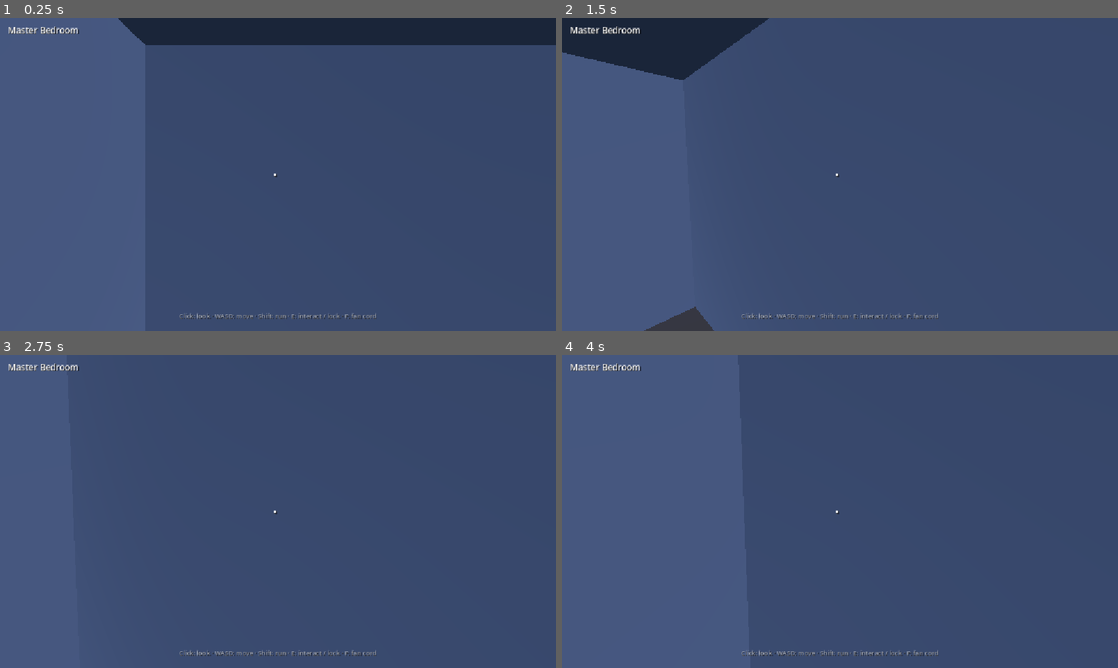
Above: before the commit, frames 1-4 (two rows, left to right).
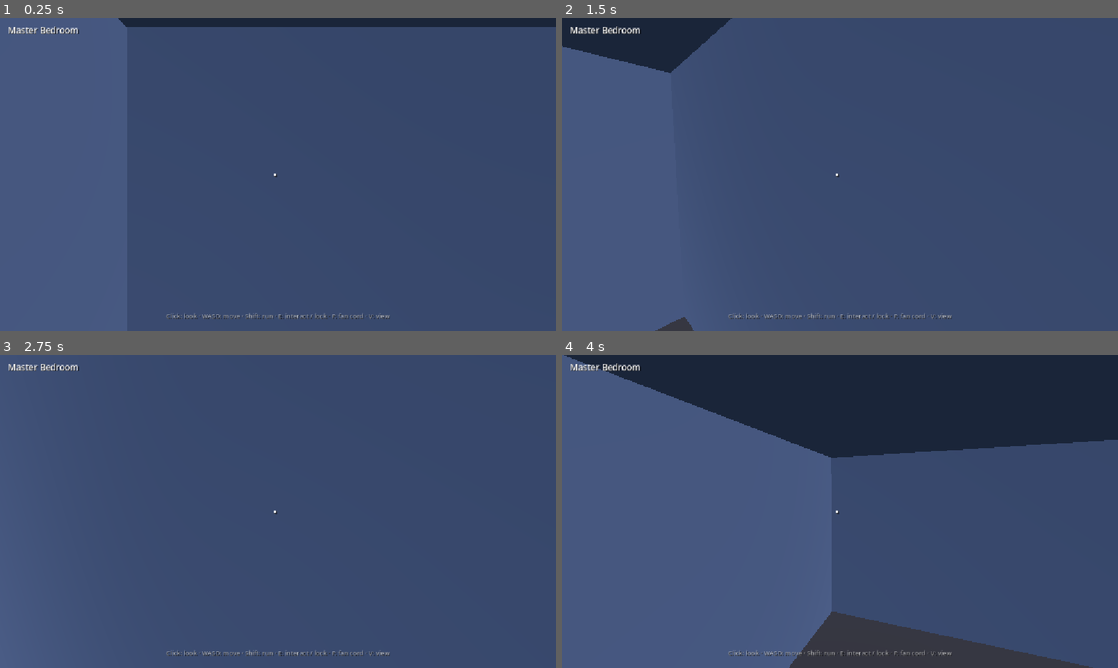
Above: after the commit, the same moments.

Repository: NomadtheGrey/incident-report-godot
Game: Godot game, scene res://main.tscn
Same seed, same stepped clock (60 frames per second), same inputs: the game is played once before the commit and once after it.
Inputs (mouse positions are in pixels of both pictures, inside the frame that each line leads up to):
- Up to frame 1 (0.25 s): no input
- Up to frame 2 (1.5 s): tap Enter at 0.5 s; move the mouse to (962, 158) at 0.52 s; hold D (move_right) 0.53-1.28 s; hold E (interact) 0.53-1.28 s; click (962, 158) at 0.67 s; tap Shift (run) at 0.8, 1.35 s; move the mouse to (812, 174) at 1.27 s; hold W (move_forward) from 1.28 s (still down)
- Up to frame 3 (2.75 s): keep holding W (move_forward); tap V (toggle_view) at 1.55 s; move the mouse to (289, 505) at 2.02 s; hold V (toggle_view) from 2.03 s (still down); tap E (interact) at 2.3 s
- Up to frame 4 (4 s): keep holding W (move_forward); tap Space at 2.75 s; move the mouse to (834, 517) at 2.77 s; release V (toggle_view) at 2.78 s; tap F (fan_cord) at 2.85 s; tap Shift (run) at 3.05 s; tap Enter at 3.5 s; move the mouse to (878, 514) at 3.52 s; hold E (interact) from 3.53 s (still down); tap V (toggle_view) at 3.8 s

The runs differ from the first frame. In frame 1, 4.7% of the frame differs, in the area x 22-100%, y 2-97%; in frame 2, 2.0%; in frame 3, 0.3%; in frame 4, 28%, in the area x 0-100%, y 0-100%.

Commit message:
Slice 3 (code): the homeowner — CharacterRig assembles the Goodguy from base64 parts (or a local GLB), splits every clip into legs/upper layers at load, locomotion + one-shots, WeaponR hand anchor; player gains the FP eye offset, a spring-arm third person on V with wheel zoom, and held items seat on the camera in FP / the hand in TP

Diff:
--- /dev/null
+++ b/scripts/character.gd
@@ -0,0 +1,144 @@
+class_name CharacterRig
+extends Node3D
+
+# The homeowner himself. The model ships as base64 parts
+# (the push route is text-only — the same trick the React
+# build used) and is assembled at load; a local raw GLB is
+# the fallback. He faces +Z in his own file, so the rig
+# turns him PI to face the player's forward.
+#
+# Animation is LAYERED, as in the React build: every clip
+# is split at load into a legs version and an upper-body
+# version, each with its own AnimationPlayer. The legs
+# always play locomotion; the upper body plays locomotion
+# too, except while a one-shot (pick up, use, open door)
+# runs — then only the arms and spine act it out.
+
+const LEG_BONES: Array = [
+	"Hips", "LeftUpLeg", "LeftLeg", "LeftFoot", "LeftToeBase", "LeftToe_End",
+	"RightUpLeg", "RightLeg", "RightFoot", "RightToeBase", "RightToe_End",
+]
+const LOCOMOTION: Array = ["Idle", "Walk", "Run"]
+
+var hand_anchor: BoneAttachment3D = null
+
+var _legs: AnimationPlayer = null
+var _upper: AnimationPlayer = null
+var _oneshot_active: bool = false
+
+func _ready() -> void:
+	rotation.y = PI
+	var scene_root: Node = _assemble()
+	if scene_root == null:
+		push_warning("CharacterRig: the Goodguy model could not be loaded")
+		return
+	add_child(scene_root)
+	_build_layers(scene_root)
+	_build_hand_anchor(scene_root)
+
+func _assemble() -> Node:
+	var dir: String = "res://assets/models/characters/"
+	var parts: Array = []
+	var access: DirAccess = DirAccess.open(dir)
+	if access != null:
+		for f in access.get_files():
+			if f.begins_with("goodguy-part-") and f.ends_with(".b64"):
+				parts.append(f)
+	parts.sort()
+	if not parts.is_empty():
+		# Decode per part, then join the BYTES: the chunk size
+		# is not a multiple of 3, so each part's base64 carries
+		# its own padding and the strings cannot be joined
+		# first (the React build's parts had the same shape).
+		var bytes: PackedByteArray = PackedByteArray()
+		for f in parts:
+			bytes.append_array(Marshalls.base64_to_raw(FileAccess.get_file_as_string(dir + f)))
+		var doc := GLTFDocument.new()
+		var state := GLTFState.new()
+		if doc.append_from_buffer(bytes, dir, state) == OK:
+			return doc.generate_scene(state)
+		push_warning("CharacterRig: GLB assembly from parts failed")
+	var packed: PackedScene = load("res://assets/models/Goodguy.glb")
+	if packed == null:
+		return null
+	return packed.instantiate()
+
+func _build_layers(scene_root: Node) -> void:
+	var imported: AnimationPlayer = null
+	for node in scene_root.find_children("", "AnimationPlayer", true, false):
+		imported = node as AnimationPlayer
+	if imported == null:
+		return
+	var src_lib: AnimationLibrary = imported.get_animation_library("")
+	_legs = AnimationPlayer.new()
+	_legs.name = "LegsPlayer"
+	_upper = AnimationPlayer.new()
+	_upper.name = "UpperPlayer"
+	scene_root.add_child(_legs)
+	scene_root.add_child(_upper)
+	var legs_lib := AnimationLibrary.new()
+	var upper_lib := AnimationLibrary.new()
+	for clip in src_lib.get_animation_list():
+		var src: Animation = src_lib.get_animation(clip)
+		if LOCOMOTION.has(clip):
+			legs_lib.add_animation(clip, _split(src, true))
+		upper_lib.add_animation(clip, _split(src, false))
+	_legs.add_animation_library("", legs_lib)
+	_upper.add_animation_library("", upper_lib)
+	_upper.animation_finished.connect(_on_upper_finished)
+	_legs.play("Idle")
+	_upper.play("Idle")
+
+# One half of a clip: the legs version keeps the leg bones
+# (and any non-skeleton track — root motion belongs to
+# locomotion); the upper version keeps everything else.
+func _split(src: Animation, legs: bool) -> Animation:
+	var out: Animation = src.duplicate() as Animation
+	var i: int = out.get_track_count() - 1
+	while i >= 0:
+		var path: NodePath = out.track_get_path(i)
+		var is_leg_track: bool = true
+		if path.get_subname_count() > 0 and path.get_name(path.get_name_count() - 1) == "Skeleton3D":
+			is_leg_track = LEG_BONES.has(String(path.get_subname(0)))
+		if is_leg_track != legs:
+			out.remove_track(i)
+		i -= 1
+	return out
+
+func _build_hand_anchor(scene_root: Node) -> void:
+	for node in scene_root.find_children("", "Skeleton3D", true, false):
+		var skel: Skeleton3D = node as Skeleton3D
+		hand_anchor = BoneAttachment3D.new()
+		hand_anchor.bone_name = "WeaponR"
+		skel.add_child(hand_anchor)
+		return
+
+func set_locomotion(speed: float) -> void:
+	if _legs == null:
+		return
+	var want: String = "Idle"
+	if speed >= 3.7:
+		want = "Run"
+	if speed >= 0.1 and speed < 3.7:
+		want = "Walk"
+	if _legs.current_animation != want:
+		_legs.play(want, 0.25)
+	if _oneshot_active:
+		return
+	if _upper.current_animation != want:
+		_upper.play(want, 0.25)
+		_upper.seek(_legs.current_animation_position, true)
+
+func play_oneshot(clip: String) -> void:
+	if _upper == null:
+		return
+	if not _upper.has_animation(clip):
+		return
+	var anim: Animation = _upper.get_animation(clip)
+	if anim.get_track_count() == 0:
+		return
+	_oneshot_active = true
+	_upper.play(clip, 0.15)
+
+func _on_upper_finished(_clip: StringName) -> void:
+	_oneshot_active = false
--- a/scripts/house_data.gd
+++ b/scripts/house_data.gd
@@ -149,3 +149,13 @@
 	"claw-hammer": [Vector3(0.26, -0.24, -0.45), Vector3(0.5, 0.0, -0.35)],
 	"fire-extinguisher": [Vector3(0.3, -0.32, -0.5), Vector3(0.0, 0.0, 0.0)],
 }
+
+# Third-person grip rotations, ported from GRIP_TP — in TP
+# the held item snaps to the WeaponR bone (position is the
+# bone's own origin; only the rotation carries over).
+const GRIPS_TP: Dictionary = {
+	"skillet": Vector3(1.35, 0.0, 0.55),
+	"pot": Vector3(0.3, 0.0, 0.0),
+	"claw-hammer": Vector3(1.1, 0.0, 0.2),
+	"fire-extinguisher": Vector3(0.2, 0.0, 0.0),
+}
--- a/scripts/hud.gd
+++ b/scripts/hud.gd
@@ -28,7 +28,7 @@
 	_prompt_label.size = Vector2(500, 28)
 	add_child(_prompt_label)
 	var footer := _make_label(Vector2(0, 0), 13, HORIZONTAL_ALIGNMENT_CENTER)
-	footer.text = "Click: look · WASD: move · Shift: run · E: interact / lock · F: fan cord"
+	footer.text = "Click: look · WASD: move · Shift: run · E: interact / lock · F: fan cord · V: view"
 	footer.modulate = Color(1, 1, 1, 0.55)
 	footer.set_anchors_preset(Control.PRESET_CENTER_BOTTOM)
 	footer.position = Vector2(-300, -40)
--- a/scripts/item_piece.gd
+++ b/scripts/item_piece.gd
@@ -30,6 +30,15 @@
 	position = grip[0]
 	rotation = grip[1]
 
+# Third person: the item rides the WeaponR bone, with the
+# React GRIP_TP rotation.
+func attach_to_hand(anchor: BoneAttachment3D) -> void:
+	held = true
+	set_look_enabled(false)
+	reparent(anchor, false)
+	position = Vector3.ZERO
+	rotation = HouseData.GRIPS_TP[file]
+
 func detach_to_world(world_parent: Node, at: Vector3, facing_yaw: float) -> void:
 	held = false
 	reparent(world_parent, false)
--- a/scripts/main.gd
+++ b/scripts/main.gd
@@ -18,6 +18,7 @@
 var _hud: CanvasLayer = null
 var _zone_now: String = ""
 var _look_piece: Piece = null
+var _door_was_shut: bool = true
 
 func _ready() -> void:
 	_build_environment()
@@ -97,6 +98,15 @@
 	if event.is_action_pressed("fan_cord"):
 		if _look_piece is FixturePiece and _look_piece.spec["kind"] == "fan":
 			(_look_piece as FixturePiece).toggle_spin()
+	if event.is_action_pressed("toggle_view"):
+		player.set_view_tp(not player.view_tp)
+		_seat_held()
+	if event is InputEventMouseButton and player.view_tp:
+		var mb: InputEventMouseButton = event as InputEventMouseButton
+		if mb.pressed and mb.button_index == MOUSE_BUTTON_WHEEL_UP:
+			player.set_tp_dist(player.tp_dist - 0.35)
+		if mb.pressed and mb.button_index == MOUSE_BUTTON_WHEEL_DOWN:
+			player.set_tp_dist(player.tp_dist + 0.35)
 
 func _interact() -> void:
 	if _look_piece != null:
@@ -105,8 +115,10 @@
 			return
 		if _look_piece is FixturePiece or _look_piece is SearchableDrawer:
 			_look_piece.interact()
+			player.play_oneshot("Use _ press")
 			return
 	if door.try_toggle_lock(player.global_position):
+		player.play_oneshot("Use _ press")
 		return
 	if held != null:
 		_drop_held()
@@ -115,7 +127,16 @@
 	if held != null:
 		_drop_held()
 	held = item
-	item.attach_to_camera(player.get_camera())
+	_seat_held()
+	player.play_oneshot("Pick up (ground)")
+
+func _seat_held() -> void:
+	if held == null:
+		return
+	if player.view_tp and player.hand_anchor() != null:
+		held.attach_to_hand(player.hand_anchor())
+		return
+	held.attach_to_camera(player.get_camera())
 
 func _drop_held() -> void:
 	var facing: Vector3 = -player.global_transform.basis.z
@@ -124,8 +145,14 @@
 	var at: Vector3 = player.global_position + facing * 0.45
 	held.detach_to_world(self, at, player.rotation.y)
 	held = null
+	player.play_oneshot("Put down _ drop (ground)")
 
 func _physics_process(_delta: float) -> void:
+	# The door swinging open from shut gets its one-shot,
+	# as in the React build.
+	if _door_was_shut and door.open01 >= 0.02:
+		player.play_oneshot("Open door")
+	_door_was_shut = door.open01 < 0.02
 	var zone: String = HouseData.zone_at(player.global_position.x, player.global_position.z, player.global_position.y)
 	if zone != _zone_now:
 		_zone_now = zone
--- a/scripts/player.gd
+++ b/scripts/player.gd
@@ -18,6 +18,12 @@
 var _camera: Camera3D = null
 var _ray: RayCast3D = null
 var _pitch: float = 0.0
+var _rig: CharacterRig = null
+var _spring: SpringArm3D = null
+var _tp_camera: Camera3D = null
+
+var view_tp: bool = false
+var tp_dist: float = 3.0
 
 func _ready() -> void:
 	collision_layer = 1
@@ -37,7 +43,27 @@
 	_camera.fov = 72.0
 	_camera.near = 0.05
 	_camera.far = 120.0
+	# The eye sits 0.16 ahead of the head axis (the React FP
+	# body fix): the whole head stays behind the near plane,
+	# so looking down shows his own torso, and the mirror
+	# shows the whole man.
+	_camera.position = Vector3(0, 0, -0.16)
 	_head.add_child(_camera)
+	# Third person: a spring arm off the head — the boom
+	# shortens against walls and ceilings on its own, which
+	# is what keeps the ceiling out of the TP camera.
+	_spring = SpringArm3D.new()
+	_spring.spring_length = tp_dist
+	_spring.collision_mask = 1
+	_spring.margin = 0.1
+	_head.add_child(_spring)
+	_tp_camera = Camera3D.new()
+	_tp_camera.fov = 72.0
+	_tp_camera.near = 0.05
+	_tp_camera.far = 120.0
+	_spring.add_child(_tp_camera)
+	_rig = CharacterRig.new()
+	add_child(_rig)
 	_ray = RayCast3D.new()
 	_ray.enabled = true
 	_ray.target_position = Vector3(0, 0, -2.75)
@@ -77,6 +103,29 @@
 func get_camera() -> Camera3D:
 	return _camera
 
+func get_tp_camera() -> Camera3D:
+	return _tp_camera
+
+func set_view_tp(on: bool) -> void:
+	view_tp = on
+	if on:
+		_tp_camera.current = true
+	if not on:
+		_camera.current = true
+
+func set_tp_dist(d: float) -> void:
+	tp_dist = clampf(d, 1.2, 4.5)
+	_spring.spring_length = tp_dist
+
+func hand_anchor() -> BoneAttachment3D:
+	if _rig == null:
+		return null
+	return _rig.hand_anchor
+
+func play_oneshot(clip: String) -> void:
+	if _rig != null:
+		_rig.play_oneshot(clip)
+
 # Tests and touch look set the pitch directly; mouse look
 # keeps it clamped in _unhandled_input.
 func set_pitch(p: float) -> void:
@@ -112,4 +161,10 @@
 		velocity.y = -0.5
 	if not is_on_floor():
 		velocity.y -= GRAVITY * delta
+	# Locomotion reads the INTENDED speed, captured before
+	# the slide: move_and_slide rewrites velocity to the
+	# slid result, which reads ~0 when he pushes on a wall.
+	var wish_speed: float = Vector2(velocity.x, velocity.z).length()
 	move_and_slide()
+	if _rig != null:
+		_rig.set_locomotion(wish_speed)
--- /dev/null
+++ b/tests/test_slice3.gd
@@ -0,0 +1,125 @@
+extends SceneTree
+
+# Slice 3 headless suite: the homeowner. Run with:
+#   Godot --headless --script tests/test_slice3.gd
+# Checks the assembled model, the layered animation split,
+# locomotion, one-shots, the view toggle with its boom, and
+# where a held item rides in each view.
+
+var _failures: int = 0
+var _main: Node = null
+var _player: CharacterBody3D = null
+
+func check(cond: bool, label: String) -> void:
+	if cond:
+		print("  PASS ", label)
+	if not cond:
+		_failures += 1
+		print("  FAIL ", label)
+
+func settle(frames: int) -> void:
+	for i in frames:
+		await physics_frame
+
+func _initialize() -> void:
+	_run()
+
+func _run() -> void:
+	var packed: PackedScene = load("res://main.tscn")
+	_main = packed.instantiate()
+	root.add_child(_main)
+	await settle(10)
+	_player = _main.get("player")
+	var rig: Node = _player.get("_rig")
+	var legs: AnimationPlayer = rig.get("_legs")
+	var upper: AnimationPlayer = rig.get("_upper")
+
+	print("C1 the man himself")
+	check(rig != null and legs != null and upper != null, "rig and both animation layers built")
+	check(_player.hand_anchor() != null, "WeaponR hand anchor exists")
+	var legs_lib: AnimationLibrary = legs.get_animation_library("")
+	var upper_lib: AnimationLibrary = upper.get_animation_library("")
+	check(legs_lib.get_animation_list().size() == 3, "legs library holds the 3 locomotion clips (got %s)" % str(legs_lib.get_animation_list()))
+	check(upper_lib.get_animation_list().size() == 9, "upper library holds all 9 clips (got %d)" % upper_lib.get_animation_list().size())
+	check(legs.current_animation == "Idle" and upper.current_animation == "Idle", "idle at spawn")
+
+	print("C2 locomotion follows the stick")
+	Input.action_press("move_forward")
+	await settle(30)
+	check(legs.current_animation == "Walk", "walk clip while walking (got %s)" % legs.current_animation)
+	Input.action_press("run")
+	await settle(30)
+	check(legs.current_animation == "Run", "run clip while running (got %s)" % legs.current_animation)
+	Input.action_release("run")
+	Input.action_release("move_forward")
+	await settle(30)
+	check(legs.current_animation == "Idle", "back to idle (got %s)" % legs.current_animation)
+
+	print("C3 a one-shot plays on the upper body only")
+	_player.play_oneshot("Use _ press")
+	await settle(3)
+	check(upper.current_animation == "Use _ press", "upper plays the one-shot (got %s)" % upper.current_animation)
+	check(legs.current_animation == "Idle", "legs keep locomotion during it")
+	var resumed: bool = false
+	for i in 300:
+		await physics_frame
+		if upper.current_animation == "Idle":
+			resumed = true
+			break
+	check(resumed, "upper returns to locomotion when the one-shot ends")
+
+	print("C4 the view toggle and the boom")
+	check(not _player.view_tp and _player.get_camera().current, "first person at spawn")
+	var ev := InputEventAction.new()
+	ev.action = "toggle_view"
+	ev.pressed = true
+	_main.call("_unhandled_input", ev)
+	await settle(3)
+	check(_player.view_tp and _player.get_tp_camera().current, "V switched to third person")
+	var wheel := InputEventMouseButton.new()
+	wheel.button_index = MOUSE_BUTTON_WHEEL_DOWN
+	wheel.pressed = true
+	_main.call("_unhandled_input", wheel)
+	check(absf(_player.tp_dist - 3.35) < 0.01, "wheel trimmed the boom (dist=%.2f)" % _player.tp_dist)
+	_main.call("_unhandled_input", ev)
+	await settle(3)
+	check(not _player.view_tp and _player.get_camera().current, "V switched back to first person")
+
+	print("C5 a held item rides the camera in FP, the hand in TP")
+	var skillet: Piece = null
+	for child in _main.get_children():
+		if child is Piece and (child as Piece).file == "skillet":
+			skillet = child
+	_player.global_position = Vector3(2.6, 0.1, -3.35)
+	_player.velocity = Vector3.ZERO
+	_player.rotation.y = 0.0
+	_player.set_pitch(-0.72)
+	await settle(5)
+	_main.call("_interact")
+	check(_main.get("held") == skillet, "skillet picked up")
+	check(skillet.get_parent() == _player.get_camera(), "FP: skillet rides the camera")
+	_main.call("_unhandled_input", ev)
+	await settle(3)
+	check(skillet.get_parent() == _player.hand_anchor(), "TP: skillet rides the WeaponR hand")
+	_main.call("_unhandled_input", ev)
+	await settle(3)
+	check(skillet.get_parent() == _player.get_camera(), "FP again: skillet back on the camera")
+
+	print("C6 opening the door plays its one-shot")
+	_player.global_position = Vector3(1.05, 0.35, -1.05)
+	_player.velocity = Vector3.ZERO
+	_player.rotation.y = -PI / 2.0
+	_player.set_pitch(0.0)
+	var saw_open_door: bool = false
+	for i in 150:
+		await physics_frame
+		if upper.current_animation == "Open door":
+			saw_open_door = true
+			break
+	check(saw_open_door, "upper body played Open door as the leaf swung")
+
+	if _failures == 0:
+		print("SLICE3: ALL PASS")
+	if _failures > 0:
+		print("SLICE3: ", _failures, " FAILURES")
+	quit(1 if _failures > 0 else 0)
Not shown, added: scripts/character.gd.uid
Not shown, added: tests/test_slice3.gd.uid
